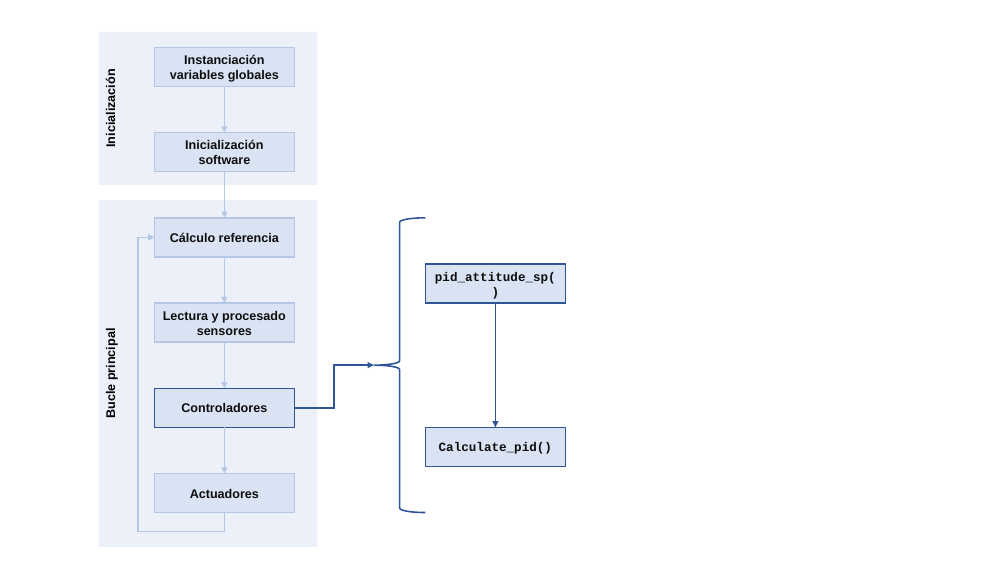
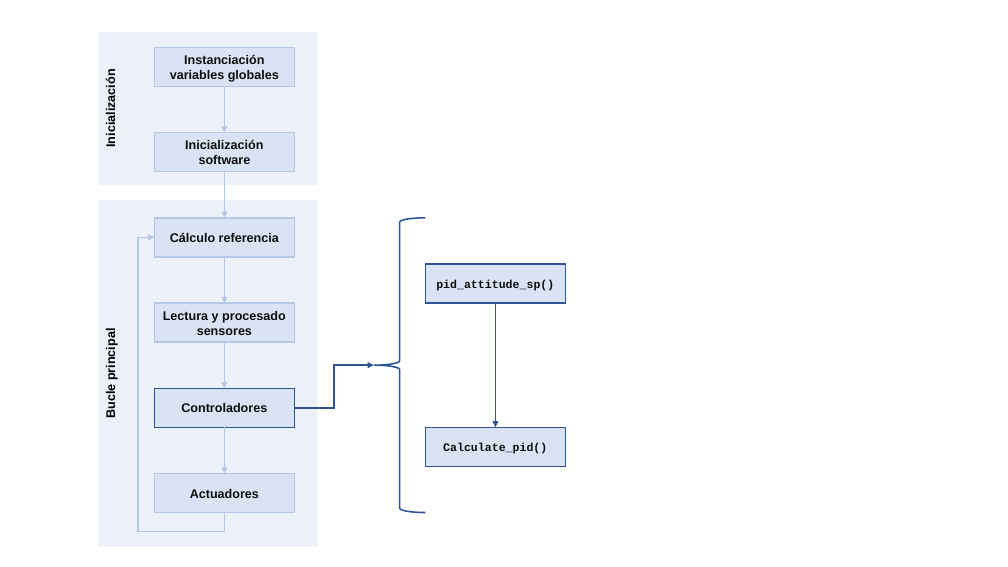
Before and after one commit to leonprietobailo/DroneSTM32F405, a slide deck: slide 6 of doc/schemes.pptx. Drawn at 1008x567 pixels with LibreOffice and Linux fonts; fonts in the diff are those of the drawing. Boxes give left, top, right and bottom in pixels: in the first picture for what was removed or moved away, otherwise in the second. Text is boxed around its words. In the diff, an @@ line names an element or a change of style, - is before the commit and + after.

```diff
--- a/doc/schemes.pptx
+++ b/doc/schemes.pptx
@@ rectangle "pid_attitude_sp()" at box(426, 264, 566, 303): size 12 to 11 pt @@
@@ rectangle "Calculate_pid()" at box(426, 427, 566, 467): size 12 to 11 pt @@
```
Also in this commit, not shown: 2 other slides changed, 1 slide added, 1 other file.
